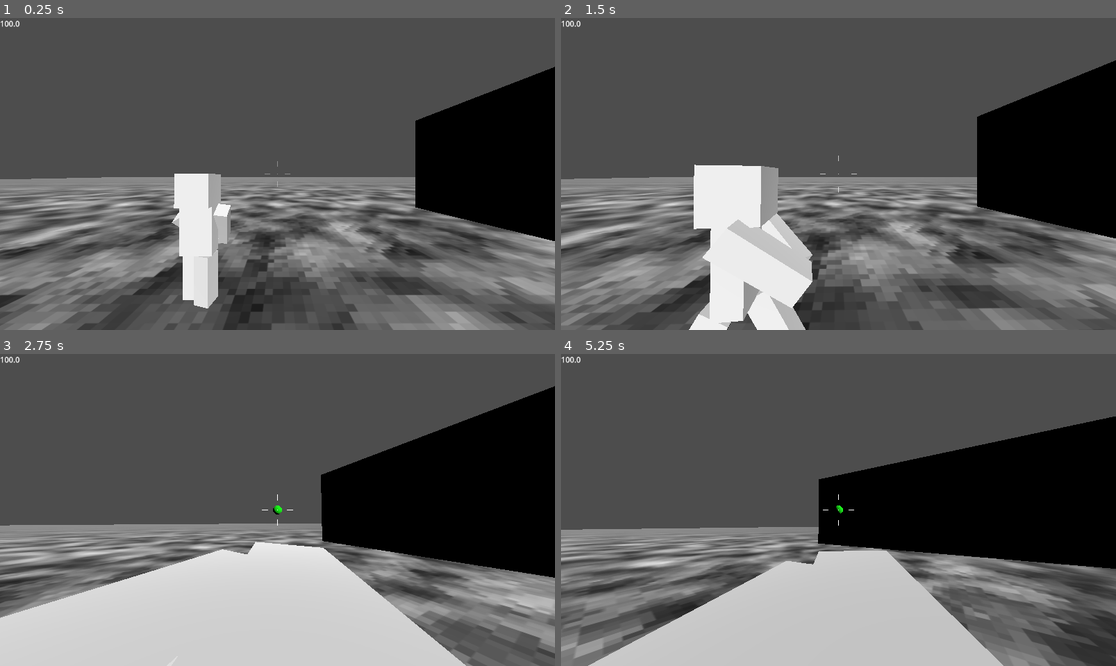
Above: before the commit, frames 1-4 (two rows, left to right).
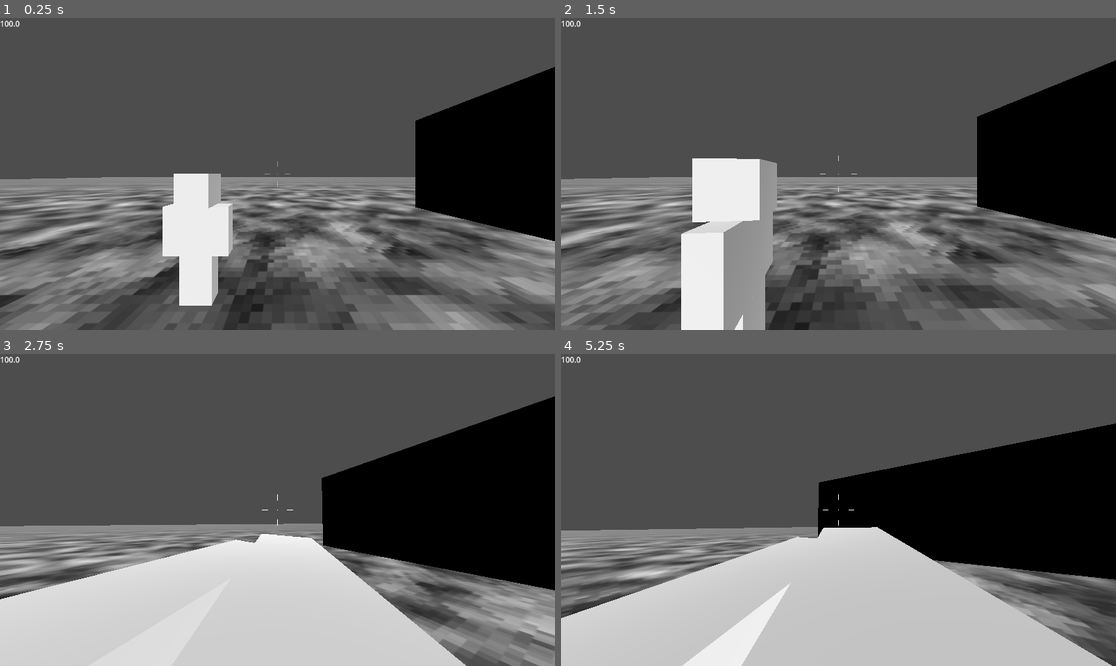
Above: after the commit, the same moments.

Repository: GustLSant/godot-game-componentes
Game: Godot game, scene res://Main.tscn
The game is run twice, just before and just after one commit, with the same random seed, the same clock (stepped at 60 frames per second) and the same inputs.
Inputs (mouse positions are in pixels of both pictures, inside the frame that each line leads up to):
- Up to frame 1 (0.25 s): no input
- Up to frame 2 (1.5 s): move the mouse to (866, 174) at 0.52 s; hold D (MoveRight) 0.53-1.28 s; hold Right mouse button (Aim) 0.53-1.28 s; tap Space (Jump) at 0.77 s; move the mouse to (810, 174) at 1.27 s; hold S (MoveBackwards) from 1.28 s (still down); right-click (810, 174) at 1.35 s
- Up to frame 3 (2.75 s): tap Space (Jump) at 1.52 s; move the mouse to (288, 503) at 2.02 s; release S (MoveBackwards) at 2.03 s; hold D (MoveRight) from 2.03 s (still down); hold Right mouse button (Aim) from 2.03 s (still down); tap V (ChangeCameraMode) at 2.1 s
- Up to frame 4 (5.25 s): move the mouse to (832, 516) at 2.77 s; release Right mouse button (Aim) at 2.78 s; tap W (MoveFoward) at 2.85 s; tap Space (Jump) at 3.02, 3.77, 4.52 s; right-click (832, 516) at 3.05 s; move the mouse to (877, 513) at 3.52 s; release D (MoveRight) at 3.53 s; hold Right mouse button (Aim) 3.53-4.28 s; hold A (MoveLeft) 3.53-5.03 s; click (877, 513) at 3.6 s; move the mouse to (794, 506) at 4.27 s; tap Shift (Sprint) at 4.35 s; right-click (794, 506) at 4.55 s; move the mouse to (844, 510) at 5.02 s; hold S (MoveBackwards) from 5.03 s (still down); hold Right mouse button (Aim) from 5.03 s (still down); tap T (Test) at 5.1 s

The runs differ from the first frame. In frame 1, 1.3% of the frame differs, in the area x 29-42%, y 49-94%; in frame 2, 6.7%; in frame 3, 12%; in frame 4, 20%, in the area x 0-100%, y 20-100%.

Commit message:
progresso lerp rotacao maos Fps Camera

Diff:
--- a/Components/Crosshair/Crosshair.gd
+++ b/Components/Crosshair/Crosshair.gd
@@ -14,7 +14,7 @@
 const MOVE_DISTANCE_VARIANCE:float = 15.0 # distância que varia conforme o jogador está se movendo ou não
 var currentDistanceToCenter:float = 10.0
 
-var centerPos:Vector2 = get_viewport_rect().size / 2
+@onready var centerPos:Vector2 = get_viewport_rect().size / 2
 
 
 func _ready()->void:
--- a/Components/TpsFpsPlayer/FpsCamera.gd
+++ b/Components/TpsFpsPlayer/FpsCamera.gd
@@ -1,11 +1,13 @@
 class_name FpsCamera
 extends PlayerCamera
 
+@export var pathPivotLerpRot:NodePath
 @export var pathPivotSwing:NodePath
 @export var pathPivotShakeHands:NodePath
 @export var pathPivotTilt:NodePath
 @export var pathPivotRecoil:NodePath
 @export var pathPivotAimingPos:NodePath
+@onready var pivotLerpRot:Marker3D = get_node(pathPivotLerpRot)
 @onready var pivotSwing:Marker3D = get_node(pathPivotSwing)
 @onready var pivotTilt:Marker3D = get_node(pathPivotTilt)
 @onready var pivotShakeHands:Marker3D = get_node(pathPivotShakeHands)
@@ -32,6 +34,7 @@
 func _process(_delta:float)->void:
 	delta = _delta
 
+	handleHandsLerpRotation()
 	handleSwingEffect()
 	handleShakeEffect()
 	handleTiltEffect()
@@ -43,6 +46,27 @@
 
 	if(Input.is_action_just_pressed("Shoot")): addRecoil(0.1, 1.0)
 	pass
+
+
+func handleHandsLerpRotation()->void:
+	const ROT_SPEED:float = 18.0
+	pivotLerpRot.rotation.x = lerp_angle(pivotLerpRot.rotation.x, pivotRot.rotation.x, ROT_SPEED*delta)
+	pivotLerpRot.rotation.y = lerp_angle(pivotLerpRot.rotation.y, pivotRot.rotation.y, ROT_SPEED*delta)
+
+
+	var angle_diff = angle_difference_deg(pivotLerpRot.rotation_degrees.y, pivotRot.rotation_degrees.y)
+	if(abs(angle_diff) > 30.0):
+		pivotLerpRot.rotation_degrees.y = pivotRot.rotation_degrees.y + clamp(angle_diff, -30.0, 30.0)
+
+	var angle_diff_x = angle_difference_deg(pivotLerpRot.rotation_degrees.x, pivotRot.rotation_degrees.x)
+	if(abs(angle_diff_x) > 10.0):
+		pivotLerpRot.rotation_degrees.x = pivotRot.rotation_degrees.x + clamp(angle_diff_x, -10.0, 10.0)
+
+	pass
+
+func angle_difference_deg(a_deg: float, b_deg: float) -> float:
+	return wrapf(a_deg - b_deg, -180.0, 180.0)
+
 
 
 func handleSwingEffect()->void:
--- a/Components/TpsFpsPlayer/Player.tscn
+++ b/Components/TpsFpsPlayer/Player.tscn
@@ -16,11 +16,6 @@
 _data = [Vector2(0, 0), 0.0, 0.0, 0, 0, Vector2(0.8, 1), 0.0, 0.0, 0, 0, Vector2(1, 0), 0.0, 0.0, 0, 0]
 point_count = 3
 metadata/_snap_enabled = true
-
-[sub_resource type="StandardMaterial3D" id="StandardMaterial3D_kficd"]
-albedo_color = Color(0, 1, 0, 1)
-
-[sub_resource type="SphereMesh" id="SphereMesh_5yblp"]
 
 [sub_resource type="StandardMaterial3D" id="StandardMaterial3D_2ygh4"]
 resource_name = "Material_2"
@@ -164,6 +159,7 @@
 [sub_resource type="AnimationNodeTimeScale" id="AnimationNodeTimeScale_pfu5j"]
 
 [sub_resource type="AnimationNodeBlendTree" id="AnimationNodeBlendTree_178ah"]
+graph_offset = Vector2(-253.554, 856.041)
 nodes/Add_Idle_Posture/node = SubResource("AnimationNodeAdd2_2flhk")
 nodes/Add_Idle_Posture/position = Vector2(-213.333, -133.333)
 nodes/Add_Walking_Posture/node = SubResource("AnimationNodeAdd2_vfvm5")
@@ -252,13 +248,13 @@
 metadata/_edit_lock_ = true
 
 [node name="FpsCamera" type="Node3D" parent="."]
-visible = false
 script = ExtResource("3_rxfgv")
-pathPivotSwing = NodePath("PivotRot/PivotShake/Hands/PivotSwing")
-pathPivotShakeHands = NodePath("PivotRot/PivotShake/Hands/PivotSwing/PivotShakeHands")
-pathPivotTilt = NodePath("PivotRot/PivotShake/Hands/PivotSwing/PivotShakeHands/PivotTilt")
-pathPivotRecoil = NodePath("PivotRot/PivotShake/Hands/PivotSwing/PivotShakeHands/PivotTilt/PivotRecoil")
-pathPivotAimingPos = NodePath("PivotRot/PivotShake/Hands/PivotSwing/PivotShakeHands/PivotTilt/PivotRecoil/PivotAimingPos")
+pathPivotLerpRot = NodePath("PivotLerpRot")
+pathPivotSwing = NodePath("PivotLerpRot/Hands/PivotSwing")
+pathPivotShakeHands = NodePath("PivotLerpRot/Hands/PivotSwing/PivotShakeHands")
+pathPivotTilt = NodePath("PivotLerpRot/Hands/PivotSwing/PivotShakeHands/PivotTilt")
+pathPivotRecoil = NodePath("PivotLerpRot/Hands/PivotSwing/PivotShakeHands/PivotTilt/PivotRecoil")
+pathPivotAimingPos = NodePath("PivotLerpRot/Hands/PivotSwing/PivotShakeHands/PivotTilt/PivotRecoil/PivotAimingPos")
 curveRecoil = SubResource("Curve_abm1h")
 pathCameraNode = NodePath("PivotRot/PivotShake/Camera3D")
 pathPivotRot = NodePath("PivotRot")
@@ -266,51 +262,48 @@
 metadata/_edit_lock_ = true
 
 [node name="PivotRot" type="Marker3D" parent="FpsCamera"]
-transform = Transform3D(1, 0, 0, 0, 1, 0, 0, 0, 1, 6.46104e-09, 1.5, 1.11758e-08)
+transform = Transform3D(1, 0, 0, 0, 1, 0, 0, 0, 1, 0, 1.8, 0)
 metadata/_edit_lock_ = true
 
 [node name="PivotShake" type="Marker3D" parent="FpsCamera/PivotRot"]
-transform = Transform3D(1, 0, 0, 0, 1, 0, 0, 0, 1, 0, 0.3, -0.2)
 metadata/_edit_lock_ = true
 
 [node name="Camera3D" type="Camera3D" parent="FpsCamera/PivotRot/PivotShake"]
-transform = Transform3D(1, 3.95812e-09, 2.94903e-17, 0, 1, 7.45058e-09, 0, 0, 1, 0, 0, 0)
+transform = Transform3D(1, 0, 0, 0, 1, 0, 0, 0, 1, 0, 0, -0.2)
 fov = 90.0
 metadata/_edit_lock_ = true
 
-[node name="Center" type="MeshInstance3D" parent="FpsCamera/PivotRot/PivotShake/Camera3D"]
-transform = Transform3D(0.0858012, 0, 0, 0, 0.0858012, 0, 0, 0, 0.0858012, 0, 0, -1.51422)
-material_override = SubResource("StandardMaterial3D_kficd")
-mesh = SubResource("SphereMesh_5yblp")
-metadata/_edit_lock_ = true
-
-[node name="Hands" type="Node3D" parent="FpsCamera/PivotRot/PivotShake"]
-transform = Transform3D(1, 3.95812e-09, 2.94903e-17, 0, 1, 7.45058e-09, 0, 0, 1, 0, -0.4, 0)
-metadata/_edit_lock_ = true
-
-[node name="PivotSwing" type="Marker3D" parent="FpsCamera/PivotRot/PivotShake/Hands"]
-metadata/_edit_lock_ = true
-
-[node name="PivotShakeHands" type="Marker3D" parent="FpsCamera/PivotRot/PivotShake/Hands/PivotSwing"]
+[node name="PivotLerpRot" type="Marker3D" parent="FpsCamera"]
+transform = Transform3D(1, 0, 0, 0, 1, 0, 0, 0, 1, 0, 1.8, 0)
+metadata/_edit_lock_ = true
+
+[node name="Hands" type="Node3D" parent="FpsCamera/PivotLerpRot"]
+transform = Transform3D(1, 3.95812e-09, 2.94903e-17, 0, 1, 7.45058e-09, 0, 0, 1, 0, -0.4, -0.4)
+metadata/_edit_lock_ = true
+
+[node name="PivotSwing" type="Marker3D" parent="FpsCamera/PivotLerpRot/Hands"]
+metadata/_edit_lock_ = true
+
+[node name="PivotShakeHands" type="Marker3D" parent="FpsCamera/PivotLerpRot/Hands/PivotSwing"]
 transform = Transform3D(1, -3.95812e-09, 0, 0, 1, -7.45058e-09, 0, 0, 1, 0, 0, 0)
 metadata/_edit_lock_ = true
 
-[node name="PivotTilt" type="Marker3D" parent="FpsCamera/PivotRot/PivotShake/Hands/PivotSwing/PivotShakeHands"]
-metadata/_edit_lock_ = true
-
-[node name="PivotRecoil" type="Marker3D" parent="FpsCamera/PivotRot/PivotShake/Hands/PivotSwing/PivotShakeHands/PivotTilt"]
-metadata/_edit_lock_ = true
-
-[node name="PivotAimingPos" type="Marker3D" parent="FpsCamera/PivotRot/PivotShake/Hands/PivotSwing/PivotShakeHands/PivotTilt/PivotRecoil"]
+[node name="PivotTilt" type="Marker3D" parent="FpsCamera/PivotLerpRot/Hands/PivotSwing/PivotShakeHands"]
+metadata/_edit_lock_ = true
+
+[node name="PivotRecoil" type="Marker3D" parent="FpsCamera/PivotLerpRot/Hands/PivotSwing/PivotShakeHands/PivotTilt"]
+metadata/_edit_lock_ = true
+
+[node name="PivotAimingPos" type="Marker3D" parent="FpsCamera/PivotLerpRot/Hands/PivotSwing/PivotShakeHands/PivotTilt/PivotRecoil"]
 transform = Transform3D(1, -1.54074e-33, 0, 0, 1, 0, 0, 0, 1, 0, 0, 0)
 metadata/_edit_lock_ = true
 
-[node name="Arm" type="MeshInstance3D" parent="FpsCamera/PivotRot/PivotShake/Hands/PivotSwing/PivotShakeHands/PivotTilt/PivotRecoil/PivotAimingPos"]
+[node name="Arm" type="MeshInstance3D" parent="FpsCamera/PivotLerpRot/Hands/PivotSwing/PivotShakeHands/PivotTilt/PivotRecoil/PivotAimingPos"]
 transform = Transform3D(1, 1.26639e-17, 3.49246e-10, 3.49246e-10, -3.62608e-08, -1, 0, 1, -3.62608e-08, 0.2, 0, -0.2)
 mesh = SubResource("ArrayMesh_4v447")
 skeleton = NodePath("")
 
-[node name="Arm2" type="MeshInstance3D" parent="FpsCamera/PivotRot/PivotShake/Hands/PivotSwing/PivotShakeHands/PivotTilt/PivotRecoil/PivotAimingPos"]
+[node name="Arm2" type="MeshInstance3D" parent="FpsCamera/PivotLerpRot/Hands/PivotSwing/PivotShakeHands/PivotTilt/PivotRecoil/PivotAimingPos"]
 transform = Transform3D(0.939692, -0.34202, 3.49246e-10, -1.20738e-08, -3.41935e-08, -1, 0.34202, 0.939692, -3.62608e-08, -0.07, -0.05, -0.222)
 mesh = SubResource("ArrayMesh_4v447")
 skeleton = NodePath("")
@@ -329,22 +322,11 @@
 
 [node name="blockbench_export" parent="Body/PivotRotation" instance=ExtResource("6_br1xv")]
 
-[node name="Skeleton3D" parent="Body/PivotRotation/blockbench_export/origin" index="0"]
-bones/1/rotation = Quaternion(-0.0222551, 0, 0, 0.999752)
-bones/2/position = Vector3(0, 0.579011, 0)
-bones/2/rotation = Quaternion(0.300706, 0, 0, 0.953717)
-bones/4/position = Vector3(-0.15625, -0.046875, -0.034375)
-bones/4/rotation = Quaternion(0, 0, 0.300706, 0.953717)
-bones/5/position = Vector3(0.1875, -0.0625, -0.0625)
-bones/5/rotation = Quaternion(0, 0, -0.0871557, 0.996195)
-bones/8/position = Vector3(0.125, 0, 0.03125)
-bones/8/rotation = Quaternion(0, -0.130526, 0, 0.991445)
-bones/9/position = Vector3(-0.125, 0, -0.09375)
-
 [node name="AnimationPlayer" parent="Body/PivotRotation/blockbench_export" index="1"]
 autoplay = "TPose"
 
 [node name="AnimationTree" type="AnimationTree" parent="Body/PivotRotation/blockbench_export"]
+active = false
 tree_root = SubResource("AnimationNodeBlendTree_178ah")
 anim_player = NodePath("../AnimationPlayer")
 parameters/Add_Idle_Posture/add_amount = 1.0
Not shown: 1 places in Components/TpsFpsPlayer/Player.tscn that only renumber resources
